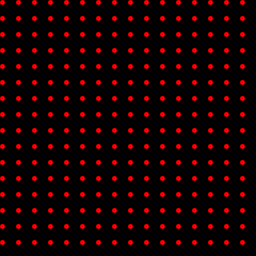
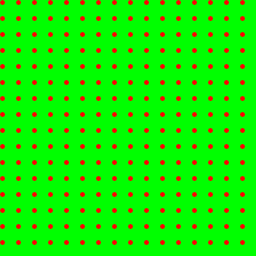
Layers edited between the first and the second 256×256 image:
painted on "Layer 1" over (0, 0, 256, 256)
